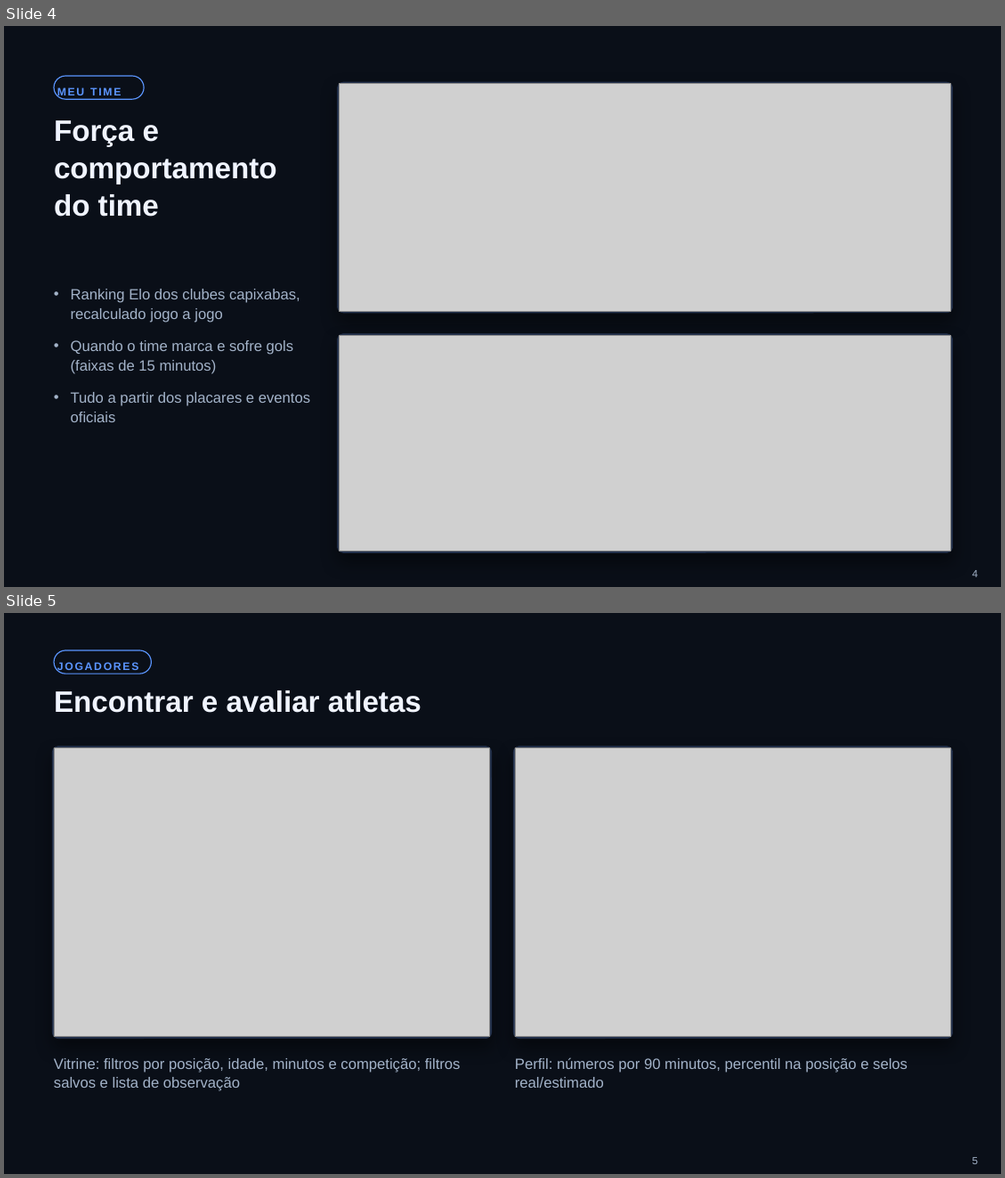
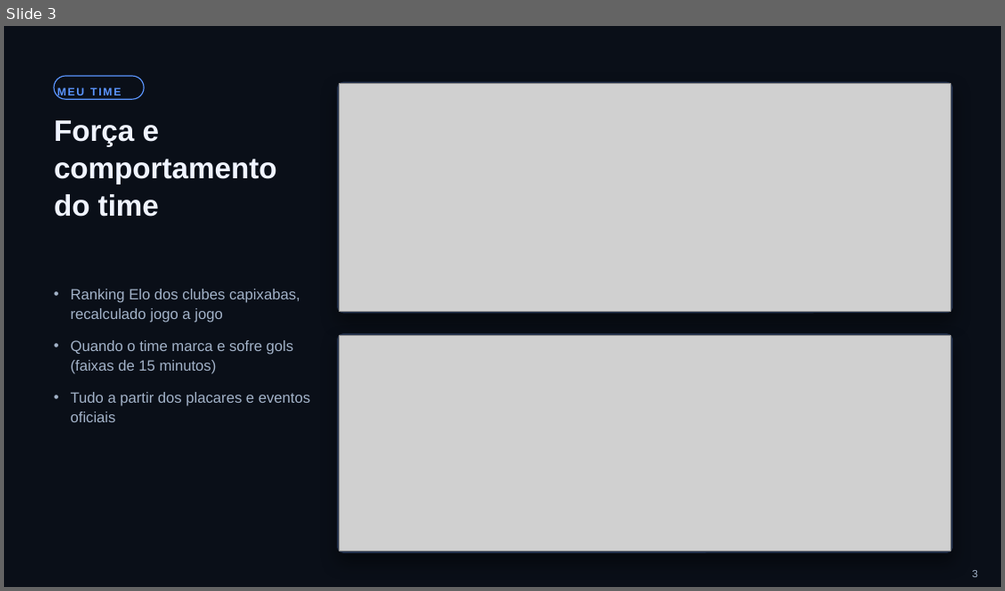
Before and after one commit to cborba733/Capixastat, a slide deck: CapixaStat_Apresentacao.pptx. Shown one above the other, each under a label of ours: slides 4 and 5 before the commit, slide 3 after it. The pictures are 1005x1178 and 1005x591 pixels, drawn with LibreOffice and Linux fonts; fonts in the diff are those of the drawing; grey boxes stand for pictures. Boxes give left, top, right and bottom in pixels: in the first picture for what was removed or moved away, otherwise in the second. Text is boxed around its words. In the diff, an @@ line names an element or a change of style, - is before the commit and + after.

```diff
--- a/CapixaStat_Apresentacao.pptx
+++ b/CapixaStat_Apresentacao.pptx
@@ slide 5 removed at <box>4,613,1001,1174</box>, background #0A0F18 @@
@@ rounded rectangle removed at <box>54,650,152,674</box> @@
-JOGADORES
@@ title removed at <box>54,690,421,713</box> @@
-Encontrar e avaliar atletas
@@ rounded rectangle removed at <box>53,747,493,1038</box> @@
@@ picture removed at <box>54,747,490,1037</box> @@
@@ rounded rectangle removed at <box>513,747,953,1038</box> @@
@@ picture removed at <box>515,747,951,1037</box> @@
@@ text removed at <box>54,1058,461,1091</box> @@
-Vitrine: filtros por posição, idade, minutos e competição; filtros salvos e lista de observação
@@ text removed at <box>515,1057,907,1087</box> @@
-Perfil: números por 90 minutos, percentil na posição e selos real/estimado
@@ page number removed at <box>972,1157,978,1164</box> @@
-5
@@ what was slide 4 is now slide 3 @@
@@ page number at <box>972,570,978,577</box>: text changed @@
-4
+3
```
Also in this commit, not shown: 7 other slides removed, 2 other files.
